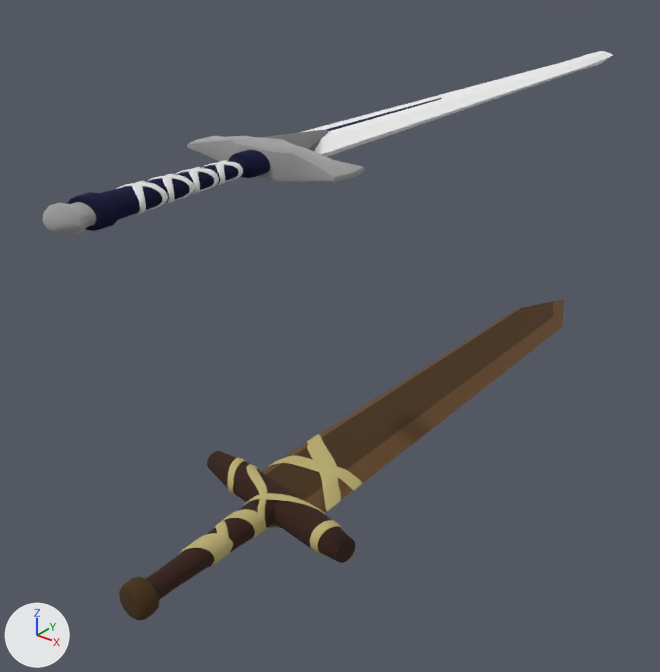
What one commit did to the Blender file assets/models/weapons/metal_schwert.blend.
Both versions are drawn from a 50 mm camera at (2.66, -4.25, 1.04) aimed at (-0.3, -0.55, -1.25). Lighting does not change. The marker at lower left points along +X, +Y and +Z.

Names of what the first picture shows: 'Bindings', 'Cylinder', 'MetalSwert', 'Sword'.
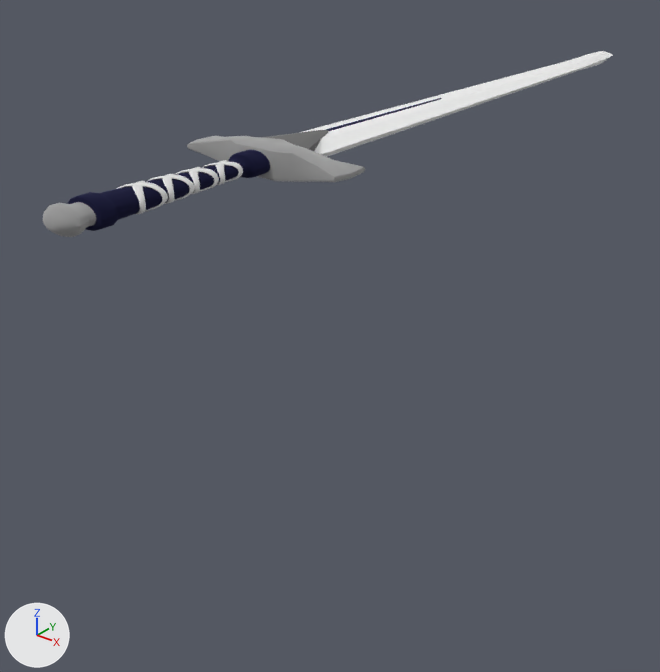
The edits, one by one:
Object 'Sword' (ob_sword) is deleted.
Object 'Bindings' (ob_bindings) is deleted.

Pixel boxes [x1, y1, x2, y2] of what changed, in the pictures (660 x 672 px):
'Sword', deleted (brown): before [119, 300, 564, 620]
    faces in mat_material (brown #442c0c): [119, 301, 553, 620]
    faces in mat_material_006 (brown #33190c): [145, 451, 356, 600]
    faces in mat_material_015 (brown #664828): [262, 300, 564, 512]
'Bindings', deleted (yellow): before [179, 434, 362, 569]
